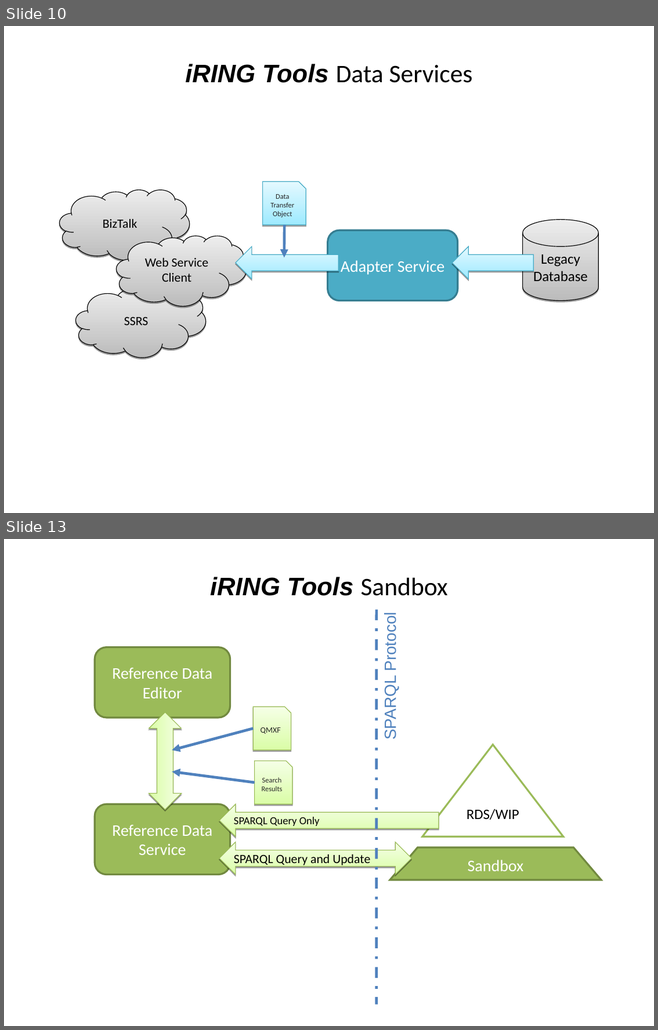
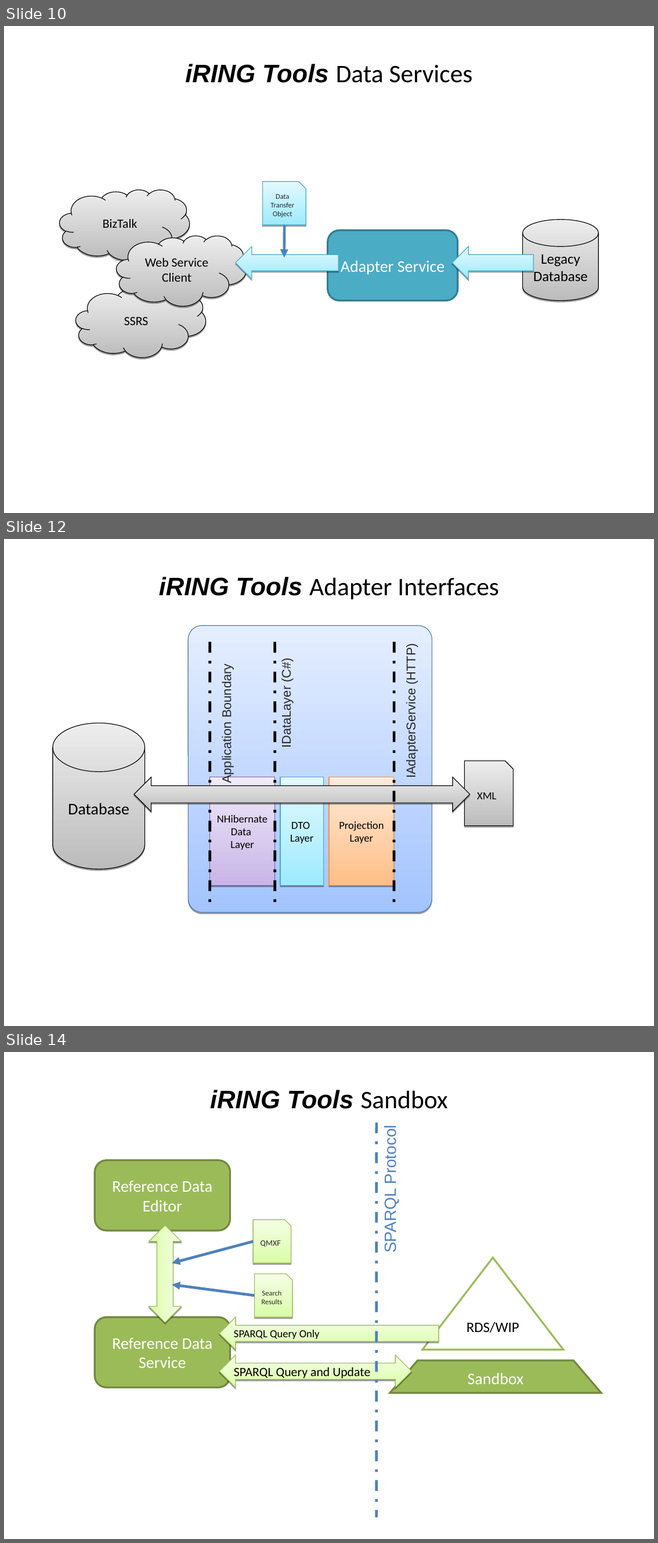
Before and after one commit to heyena/iring-tools, a slide deck: trunk/Documentation/iRING SDK Overview.ppt. Shown one above the other, each under a label of ours: slides 10 and 13 before the commit, slides 10, 12 and 14 after it; the slides between them are not shown. The pictures are 658x1030 and 658x1543 pixels, drawn with LibreOffice and Linux fonts; fonts in the diff are those of the drawing; background and template pictures are left out. Boxes give left, top, right and bottom in pixels: in the first picture for what was removed or moved away, otherwise in the second. Text is boxed around its words. In the diff, an @@ line names an element or a change of style, - is before the commit and + after.

```diff
--- a/trunk/Documentation/iRING SDK Overview.ppt
+++ b/trunk/Documentation/iRING SDK Overview.ppt
@@ slide 12 added at [4,539,654,1026], background picture (left out) @@
@@ text added at [159,577,499,599], 28 pt, text #000000 @@
+iRING Tools Adapter Interfaces
@@ freeform shape added at [188,625,431,913], fill gradient #A3C4FF to #E5EEFF, outline #4A7EBB 0.74 pt @@
@@ line added from (210, 642) to (210, 903), #000000 3 pt dashed @@
@@ line added from (275, 642) to (275, 902), #000000 3 pt dashed @@
@@ line added from (394, 642) to (394, 903), #000000 3 pt dashed @@
@@ text added at [279,660,293,747], 14 pt, text #262626 @@
+IDataLayer (C#)
@@ text added at [404,647,418,774], 14 pt, text #262626 @@
+IAdapterService (HTTP)
@@ text added at [220,669,234,782], 14 pt, text #262626 @@
+Application Boundary
@@ cylinder added at [53,723,145,869], fill gradient #BCBCBC to #EDEDED, outline #000000 0.74 pt, 18 pt, text #000000 @@
+Database
@@ freeform shape added at [464,761,513,826], fill gradient #BCBCBC to #EDEDED, outline #000000 0.74 pt, 12 pt, text #000000 @@
+XML
@@ left right arrow added at [134,777,470,812], fill gradient #BCBCBC to #EDEDED, outline #000000 0.74 pt @@
@@ rectangle added at [210,777,275,886], fill gradient #C9B5E8 to #F0EAF9, outline #7D60A0 0.74 pt, 12 pt, text #000000 @@
+NHibernate
+Data
+Layer
@@ rectangle added at [280,777,324,886], fill gradient #9EEAFF to #E4F9FF, outline #46AAC5 0.74 pt, 12 pt, text #000000 @@
+DTO
+Layer
@@ rectangle added at [329,777,394,886], fill gradient #FFBE86 to #FFEBDB, outline #F69240 0.74 pt, 12 pt, text #000000 @@
+Projection Layer
@@ what was slide 13 is now slide 14 @@
```
Also in this commit, not shown: 2 slides changed, 1 other slide added, 1 slide removed, 2 other files.
